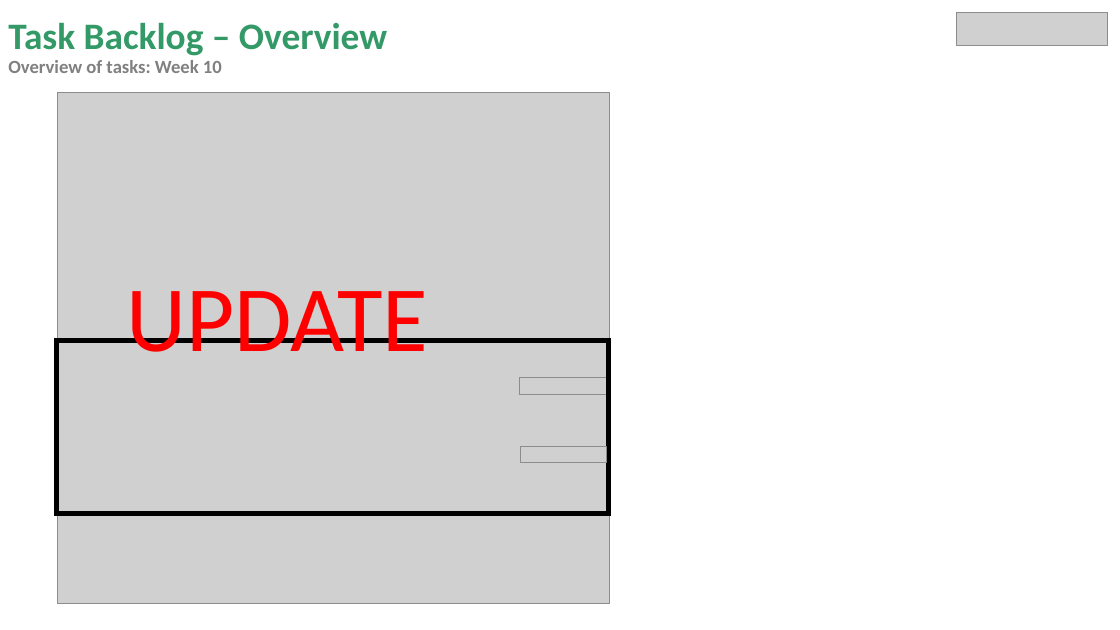
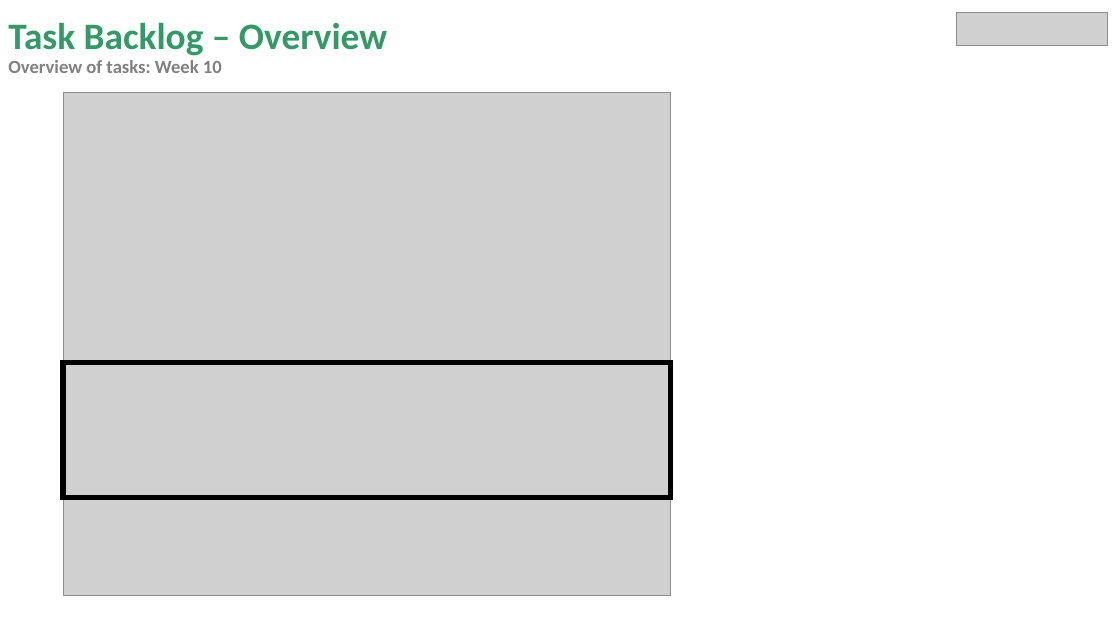
Before and after one commit to miguelrk/tum-mw-bachelorarbeit, a slide deck: slide 5 of 3 Entwicklungsphase/weekly_meeting_10.pptx. Drawn at 1120x630 pixels with LibreOffice and Linux fonts; fonts in the diff are those of the drawing; grey boxes stand for pictures. Boxes give left, top, right and bottom in pixels: in the first picture for what was removed or moved away, otherwise in the second. Text is boxed around its words. In the diff, an @@ line names an element or a change of style, - is before the commit and + after.

```diff
--- a/3 Entwicklungsphase/weekly_meeting_10.pptx
+++ b/3 Entwicklungsphase/weekly_meeting_10.pptx
@@ picture: place and size @@
-picture at [57,92,610,602]
+picture at [63,92,670,595]
@@ text removed at [127,291,429,352] @@
-UPDATE
@@ rectangle: place and size @@
-rectangle at [56,340,609,513]
+rectangle at [63,362,670,497]
@@ picture removed at [520,378,607,395] @@
@@ picture removed at [520,446,607,463] @@
```
Also in this commit, not shown: 6 other slides changed, 1 slide added, 1 slide removed, 1 other file.
